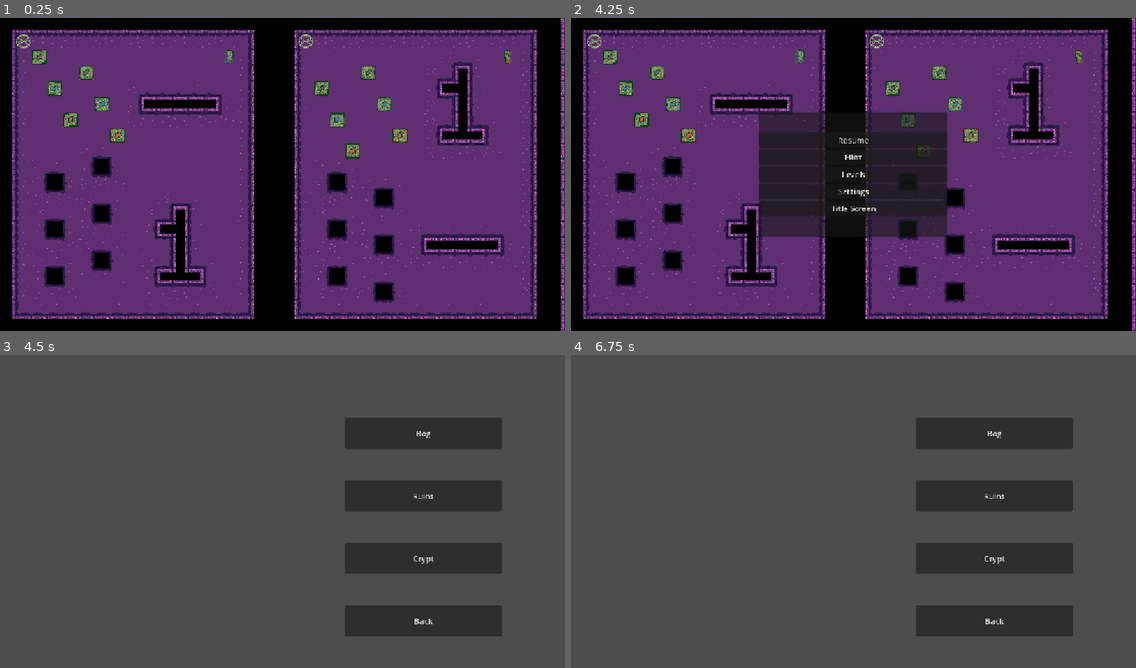
Above: before the commit, frames 1-4 (two rows, left to right).
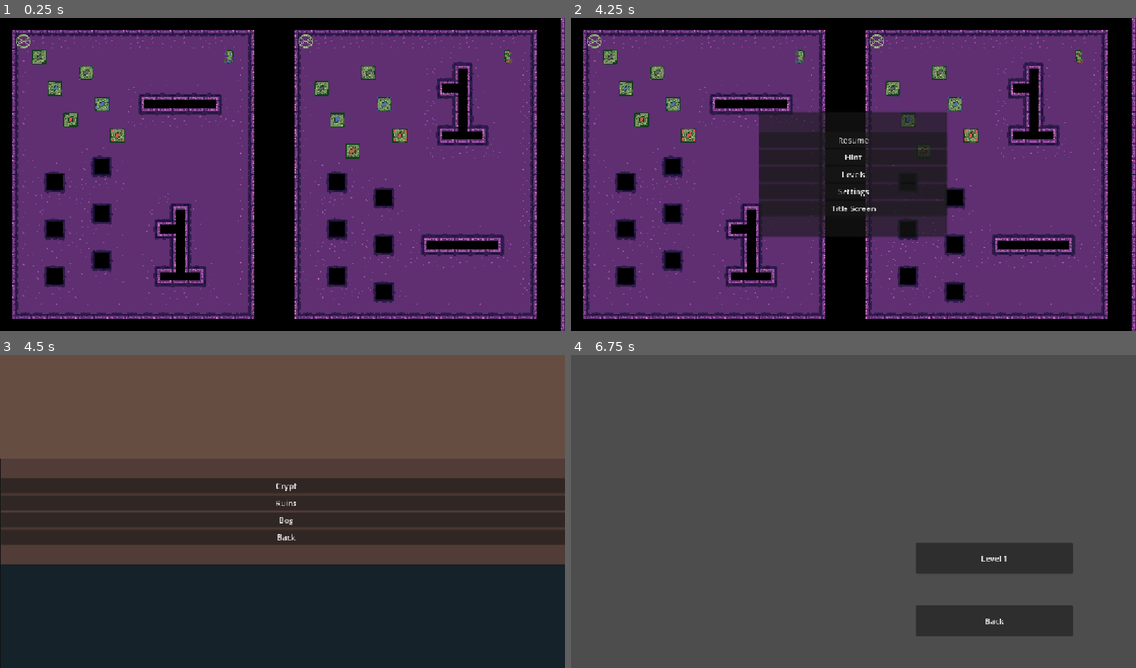
Above: after the commit, the same moments.

Repository: whitsettbe/kcol-f26-gamedevproj-cb
Game: Godot game, scene res://scenes/multilevel.tscn
Same seed, same stepped clock (60 frames per second), same inputs: the game is played once before the commit and once after it.
Inputs (mouse positions are in pixels of both pictures, inside the frame that each line leads up to):
- Up to frame 1 (0.25 s): no input
- Up to frame 2 (4.25 s): tap Enter at 0.5 s; hold D (L_right) 0.53-1.28 s; hold Shift (undo) 0.53-1.28 s; tap Space (restart) every 0.75 s from 1.25 to 3.5 s; hold S (L_down) 1.28-2.03 s; tap Shift (undo) at 1.35, 2.85 s; hold D (L_right) 2.03-2.78 s; hold Shift (undo) 2.03-2.78 s; hold W (L_up) 2.78-3.53 s; hold A (L_left) from 3.53 s (still down); hold Shift (undo) from 3.53 s (still down); tap Escape (L_pause) at 4.15 s
- Up to frame 3 (4.5 s): release A (L_left) at 4.25 s; release Shift (undo) at 4.25 s; click "Levels" at 4.25 s
- Up to frame 4 (6.75 s): click (853, 527) at 5 s, where only the run after the commit has a clickable "Settings"; click (853, 545) at 5.75 s, where only the run after the commit has a clickable "Title Screen"; click (859, 486) at 6.5 s, where only the run after the commit has a clickable "Crypt"

Frames 1-2 are identical in both runs. In frame 3, 86% of the frame differs, in the area x 0-100%, y 0-100%; in frame 4, 5.5%.

Commit message:
Allow easy access to and from layer navigator.

Diff:
--- /dev/null
+++ b/TornAsunder/scenes/caves_navigator.tscn
@@ -0,0 +1,31 @@
+[gd_scene format=3 uid="uid://dvfhbabj0kal0"]
+
+[ext_resource type="Script" uid="uid://ca0o7f82vjujb" path="res://scripts/crypt_navigator.gd" id="1_qrj24"]
+
+[node name="Caves Navigator" type="Node2D" unique_id=794097652]
+script = ExtResource("1_qrj24")
+
+[node name="Button_manager" type="Control" parent="." unique_id=23808959]
+layout_mode = 3
+anchors_preset = 0
+offset_right = 40.0
+offset_bottom = 40.0
+
+[node name="Level_1" type="Button" parent="Button_manager" unique_id=1907901196]
+layout_mode = 0
+offset_left = 704.0
+offset_top = 384.0
+offset_right = 1024.0
+offset_bottom = 448.0
+text = "Level 1"
+
+[node name="Back" type="Button" parent="Button_manager" unique_id=731831224]
+layout_mode = 0
+offset_left = 704.0
+offset_top = 512.0
+offset_right = 1024.0
+offset_bottom = 576.0
+text = "Back"
+
+[connection signal="pressed" from="Button_manager/Level_1" to="." method="_on_level_1_pressed"]
+[connection signal="pressed" from="Button_manager/Back" to="." method="_on_back_pressed"]
--- a/TornAsunder/scenes/layer_navigator.tscn
+++ b/TornAsunder/scenes/layer_navigator.tscn
@@ -1,49 +1,46 @@
 [gd_scene format=3 uid="uid://cn3ph6jfq01xw"]
 
 [ext_resource type="Script" uid="uid://hcecr0uuwn0b" path="res://scripts/layer_navigator.gd" id="1_hwvb6"]
+[ext_resource type="Texture2D" uid="uid://bgsekbinnjf7k" path="res://LevelNavigatorConceptButtonless.png" id="2_8dti4"]
 
-[node name="Layer Navigator" type="Node2D" unique_id=269441308]
+[node name="Layer Navigator" type="Node2D" unique_id=846608510]
 script = ExtResource("1_hwvb6")
 
-[node name="Button_manager" type="Control" parent="." unique_id=1036577917]
-layout_mode = 3
-anchors_preset = 0
-offset_right = 40.0
-offset_bottom = 40.0
+[node name="TextureRect" type="TextureRect" parent="." unique_id=558872497]
+offset_left = -8.0
+offset_top = -8.0
+offset_right = 1160.0
+offset_bottom = 648.0
+texture = ExtResource("2_8dti4")
+expand_mode = 1
 
-[node name="Crypt" type="Button" parent="Button_manager" unique_id=1789523028]
-layout_mode = 0
-offset_left = 704.0
-offset_top = 384.0
-offset_right = 1024.0
-offset_bottom = 448.0
+[node name="PanelContainer" type="PanelContainer" parent="." unique_id=1417490593]
+offset_left = -8.0
+offset_top = -8.0
+offset_right = 1160.0
+offset_bottom = 648.0
+
+[node name="Button_manager" type="VBoxContainer" parent="PanelContainer" unique_id=1393864001]
+layout_mode = 2
+alignment = 1
+
+[node name="Crypt" type="Button" parent="PanelContainer/Button_manager" unique_id=1789523028]
+layout_mode = 2
 text = "Crypt"
 
-[node name="Ruins" type="Button" parent="Button_manager" unique_id=279887556]
-layout_mode = 0
-offset_left = 704.0
-offset_top = 256.0
-offset_right = 1024.0
-offset_bottom = 320.0
+[node name="Ruins" type="Button" parent="PanelContainer/Button_manager" unique_id=279887556]
+layout_mode = 2
 text = "Ruins"
 
-[node name="Bog" type="Button" parent="Button_manager" unique_id=891304519]
-layout_mode = 0
-offset_left = 704.0
-offset_top = 128.0
-offset_right = 1024.0
-offset_bottom = 192.0
+[node name="Bog" type="Button" parent="PanelContainer/Button_manager" unique_id=891304519]
+layout_mode = 2
 text = "Bog"
 
-[node name="Back" type="Button" parent="Button_manager" unique_id=1458775140]
-layout_mode = 0
-offset_left = 704.0
-offset_top = 512.0
-offset_right = 1024.0
-offset_bottom = 576.0
+[node name="Back" type="Button" parent="PanelContainer/Button_manager" unique_id=1458775140]
+layout_mode = 2
 text = "Back"
 
-[connection signal="pressed" from="Button_manager/Crypt" to="." method="_on_crypt_pressed"]
-[connection signal="pressed" from="Button_manager/Ruins" to="." method="_on_ruins_pressed"]
-[connection signal="pressed" from="Button_manager/Bog" to="." method="_on_bog_pressed"]
-[connection signal="pressed" from="Button_manager/Back" to="." method="_on_back_pressed"]
+[connection signal="pressed" from="PanelContainer/Button_manager/Crypt" to="." method="_on_crypt_pressed"]
+[connection signal="pressed" from="PanelContainer/Button_manager/Ruins" to="." method="_on_ruins_pressed"]
+[connection signal="pressed" from="PanelContainer/Button_manager/Bog" to="." method="_on_bog_pressed"]
+[connection signal="pressed" from="PanelContainer/Button_manager/Back" to="." method="_on_back_pressed"]
--- a/TornAsunder/scenes/main_menu.tscn
+++ b/TornAsunder/scenes/main_menu.tscn
@@ -1,49 +1,39 @@
 [gd_scene format=3 uid="uid://b340cpsu2kk05"]
 
 [ext_resource type="Script" uid="uid://b0gdogms6nhfh" path="res://scripts/main_menu.gd" id="1_l6cm7"]
+[ext_resource type="PackedScene" uid="uid://cn3ph6jfq01xw" path="res://scenes/layer_navigator.tscn" id="2_ekxnf"]
 
 [node name="Main Menu" type="Node2D" unique_id=341045344]
 script = ExtResource("1_l6cm7")
 
-[node name="Button_manager" type="Control" parent="." unique_id=1584324782]
-layout_mode = 3
-anchors_preset = 0
-offset_right = 40.0
-offset_bottom = 40.0
+[node name="PanelContainer" type="PanelContainer" parent="." unique_id=1725492098]
+offset_right = 1152.0
+offset_bottom = 640.0
 
-[node name="Continue" type="Button" parent="Button_manager" unique_id=1111363939]
-layout_mode = 0
-offset_left = 704.0
-offset_top = 128.0
-offset_right = 1024.0
-offset_bottom = 190.0
+[node name="Button_manager" type="VBoxContainer" parent="PanelContainer" unique_id=1862597158]
+layout_mode = 2
+alignment = 1
+
+[node name="Continue" type="Button" parent="PanelContainer/Button_manager" unique_id=1111363939]
+layout_mode = 2
 text = "Continue"
 
-[node name="Level Navigator" type="Button" parent="Button_manager" unique_id=1700296141]
-layout_mode = 0
-offset_left = 704.0
-offset_top = 256.0
-offset_right = 1023.0
-offset_bottom = 320.0
+[node name="Level Navigator" type="Button" parent="PanelContainer/Button_manager" unique_id=1700296141]
+layout_mode = 2
 text = "Level Navigator"
 
-[node name="Settings" type="Button" parent="Button_manager" unique_id=253402286]
-layout_mode = 0
-offset_left = 704.0
-offset_top = 384.0
-offset_right = 1024.0
-offset_bottom = 448.0
+[node name="Settings" type="Button" parent="PanelContainer/Button_manager" unique_id=253402286]
+layout_mode = 2
 text = "Settings"
 
-[node name="Quit" type="Button" parent="Button_manager" unique_id=2016063207]
-layout_mode = 0
-offset_left = 704.0
-offset_top = 512.0
-offset_right = 1024.0
-offset_bottom = 576.0
+[node name="Quit" type="Button" parent="PanelContainer/Button_manager" unique_id=2016063207]
+layout_mode = 2
 text = "Quit"
 
-[connection signal="pressed" from="Button_manager/Continue" to="." method="_on_continue_pressed"]
-[connection signal="pressed" from="Button_manager/Level Navigator" to="." method="_on_level_navigator_pressed"]
-[connection signal="pressed" from="Button_manager/Settings" to="." method="_on_settings_pressed"]
-[connection signal="pressed" from="Button_manager/Quit" to="." method="_on_quit_pressed"]
+[node name="Layer Navigator" parent="." unique_id=846608510 instance=ExtResource("2_ekxnf")]
+visible = false
+
+[connection signal="pressed" from="PanelContainer/Button_manager/Continue" to="." method="_on_continue_pressed"]
+[connection signal="pressed" from="PanelContainer/Button_manager/Level Navigator" to="Layer Navigator" method="open"]
+[connection signal="pressed" from="PanelContainer/Button_manager/Settings" to="." method="_on_settings_pressed"]
+[connection signal="pressed" from="PanelContainer/Button_manager/Quit" to="." method="_on_quit_pressed"]
--- a/TornAsunder/scenes/pause_menu.tscn
+++ b/TornAsunder/scenes/pause_menu.tscn
@@ -1,6 +1,7 @@
 [gd_scene format=3 uid="uid://duwftmqtn2xj8"]
 
 [ext_resource type="Script" uid="uid://coe1ivrq30r0k" path="res://scripts/pause_menu.gd" id="1_n87rw"]
+[ext_resource type="PackedScene" uid="uid://cn3ph6jfq01xw" path="res://scenes/layer_navigator.tscn" id="2_myx47"]
 
 [node name="Pause Menu" type="Control" unique_id=263263770]
 process_mode = 3
@@ -45,8 +46,13 @@
 layout_mode = 2
 text = "Title Screen"
 
+[node name="Layer Navigator" parent="." unique_id=2131716285 instance=ExtResource("2_myx47")]
+
 [connection signal="pressed" from="PanelContainer/VBoxContainer/Resume" to="." method="_on_resume_pressed"]
 [connection signal="pressed" from="PanelContainer/VBoxContainer/Hint" to="." method="_on_hint_pressed"]
-[connection signal="pressed" from="PanelContainer/VBoxContainer/Levels" to="." method="_on_levels_pressed"]
+[connection signal="pressed" from="PanelContainer/VBoxContainer/Levels" to="Layer Navigator" method="open"]
 [connection signal="pressed" from="PanelContainer/VBoxContainer/Settings" to="." method="_on_settings_pressed"]
 [connection signal="pressed" from="PanelContainer/VBoxContainer/Title Screen" to="." method="_on_title_screen_pressed"]
+[connection signal="pressed" from="Layer Navigator/PanelContainer/Button_manager/Back" to="." method="pause"]
+
+[editable path="Layer Navigator"]
--- a/TornAsunder/scripts/layer_navigator.gd
+++ b/TornAsunder/scripts/layer_navigator.gd
@@ -3,12 +3,15 @@
 
 # Called when the node enters the scene tree for the first time.
 func _ready() -> void:
-	pass # Replace with function body.
+	hide()
 
 
 # Called every frame. 'delta' is the elapsed time since the previous frame.
 func _process(delta: float) -> void:
 	pass
+
+func open():
+	show()
 
 # Opens crypt level navigator
 func _on_crypt_pressed() -> void:
@@ -25,4 +28,4 @@
 
 # Opens previous page. Currently hard coded to main menu
 func _on_back_pressed() -> void:
-	get_tree().change_scene_to_file(Globals.menu_stack.pop_back())
+	hide()
--- a/TornAsunder/scripts/main_menu.gd
+++ b/TornAsunder/scripts/main_menu.gd
@@ -14,11 +14,6 @@
 func _on_continue_pressed() -> void:
 	get_tree().change_scene_to_file("res://levels/playground1.tscn")
 
-# Opens level navigator
-func _on_level_navigator_pressed() -> void:
-	Globals.menu_stack.append("res://scenes/main_menu.tscn")
-	get_tree().change_scene_to_file("res://scenes/layer_navigator.tscn")
-
 # Opens settings.
 func _on_settings_pressed() -> void:
 	Globals.menu_stack.append("res://scenes/main_menu.tscn")
--- a/TornAsunder/scripts/pause_menu.gd
+++ b/TornAsunder/scripts/pause_menu.gd
@@ -32,15 +32,6 @@
 func _on_hint_pressed() -> void:
 	pass # Replace with function body.
 
-# Opens level navigation.
-func _on_levels_pressed() -> void:
-	Globals.menu_stack.append("res://scenes/pause_menu.tscn")
-	get_tree().change_scene_to_file("res://scenes/layer_navigator.tscn")
-
-# Opens settings menu
-func _on_settings_pressed() -> void:
-	Globals.menu_stack.append("res://scenes/pause_menu.tscn")
-	get_tree().change_scene_to_file("res://scenes/settings.tscn")
 
 # Opens the title screen
 func _on_title_screen_pressed() -> void:
Binary file added: TornAsunder/LevelNavigatorConceptButtonless.png
Not shown, added: TornAsunder/LevelNavigatorConceptButtonless.png.import
Binary file added: TornAsunder/Main Menu Concept Buttonless.png
Not shown, added: TornAsunder/Main Menu Concept Buttonless.png.import
Not shown: 1 places in TornAsunder/scenes/crypt_navigator.tscn that only renumber resources
